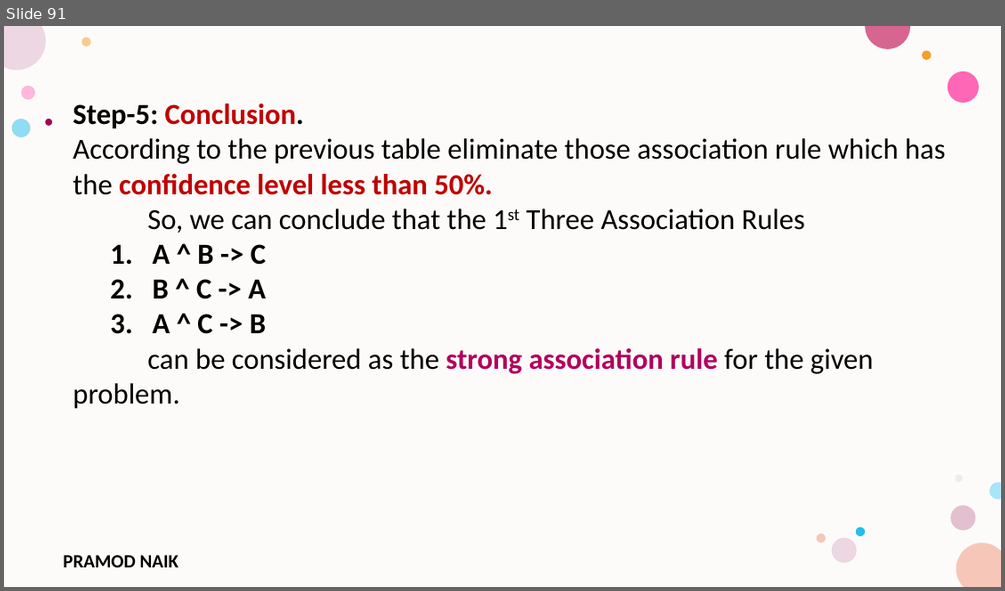
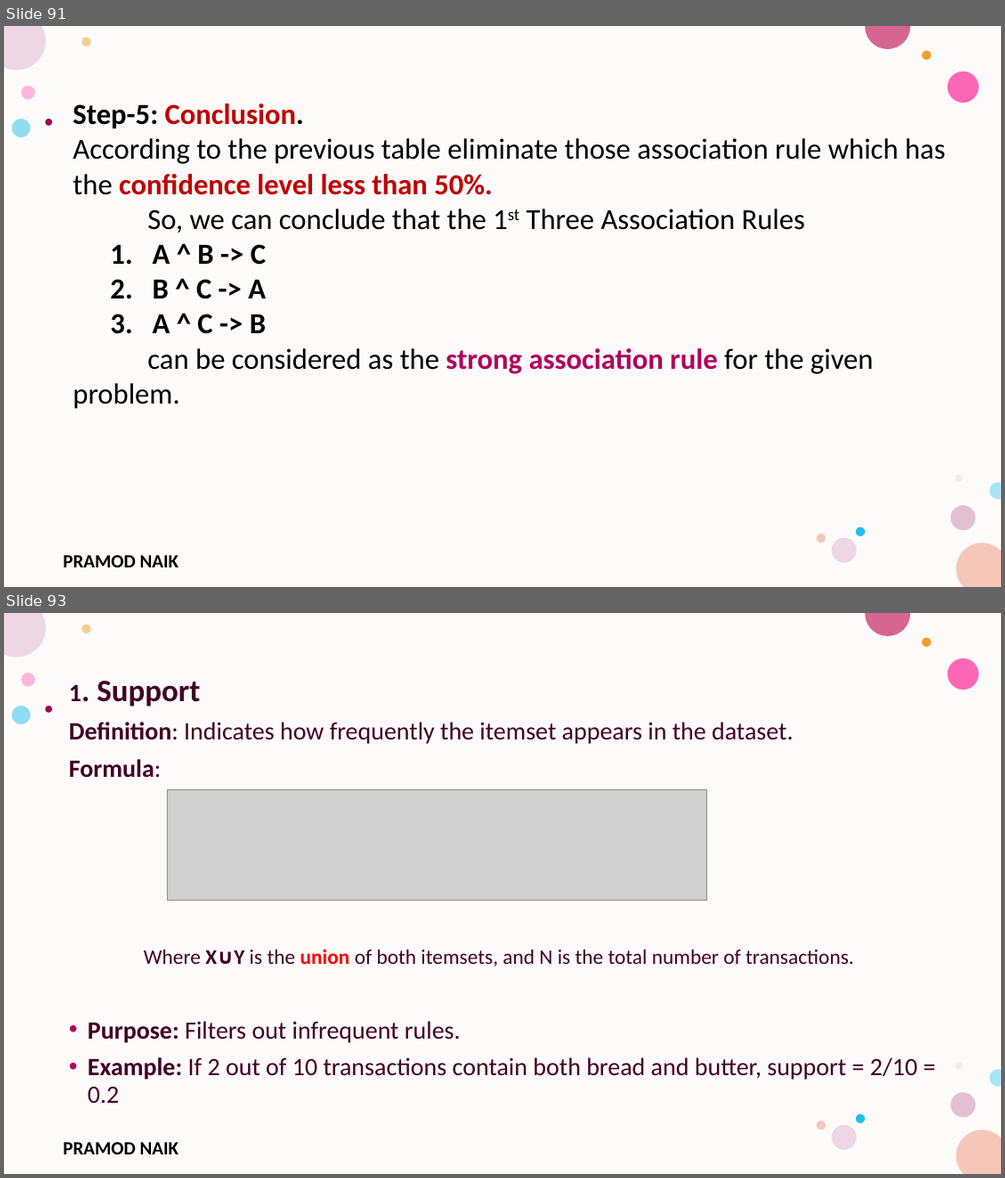
Before and after one commit to PRAMODNAIK-DEV/MCA-2nd-Sem-ML-Data-Analytics-Shridevi-College, a slide deck: Theory Class-Notes/Unit-3 Unsupervised Learning.pptx. Shown one above the other, each under a label of ours: slide 91 before the commit, slides 91 and 93 after it; the slides between them are not shown. The pictures are 1005x591 and 1005x1178 pixels, drawn with LibreOffice and Linux fonts; fonts in the diff are those of the drawing; grey boxes stand for pictures; background and template pictures are left out. Boxes give left, top, right and bottom in pixels: in the first picture for what was removed or moved away, otherwise in the second. Text is boxed around its words. In the diff, an @@ line names an element or a change of style, - is before the commit and + after.

```diff
--- a/Theory Class-Notes/Unit-3 Unsupervised Learning.pptx
+++ b/Theory Class-Notes/Unit-3 Unsupervised Learning.pptx
@@ slide 93 added at (4,613,1001,1174), background #FFFFFF; not listed: 17 template elements that a slide beside it also shows @@
@@ text added at (69,681,917,1103), 24 pt, text #420023 @@
+1. Support
+Definition: Indicates how frequently the itemset appears in the dataset.
+Formula:
+Where X∪Y is the union of both itemsets, and N is the total number of transactions.
+• Purpose: Filters out infrequent rules.
+• Example: If 2 out of 10 transactions contain both bread and butter, support = 2/10 = 0.2
@@ picture added at (168,789,706,900) @@
```
Also in this commit, not shown: 2 slides changed, 5 other slides added, 6 slides removed.
